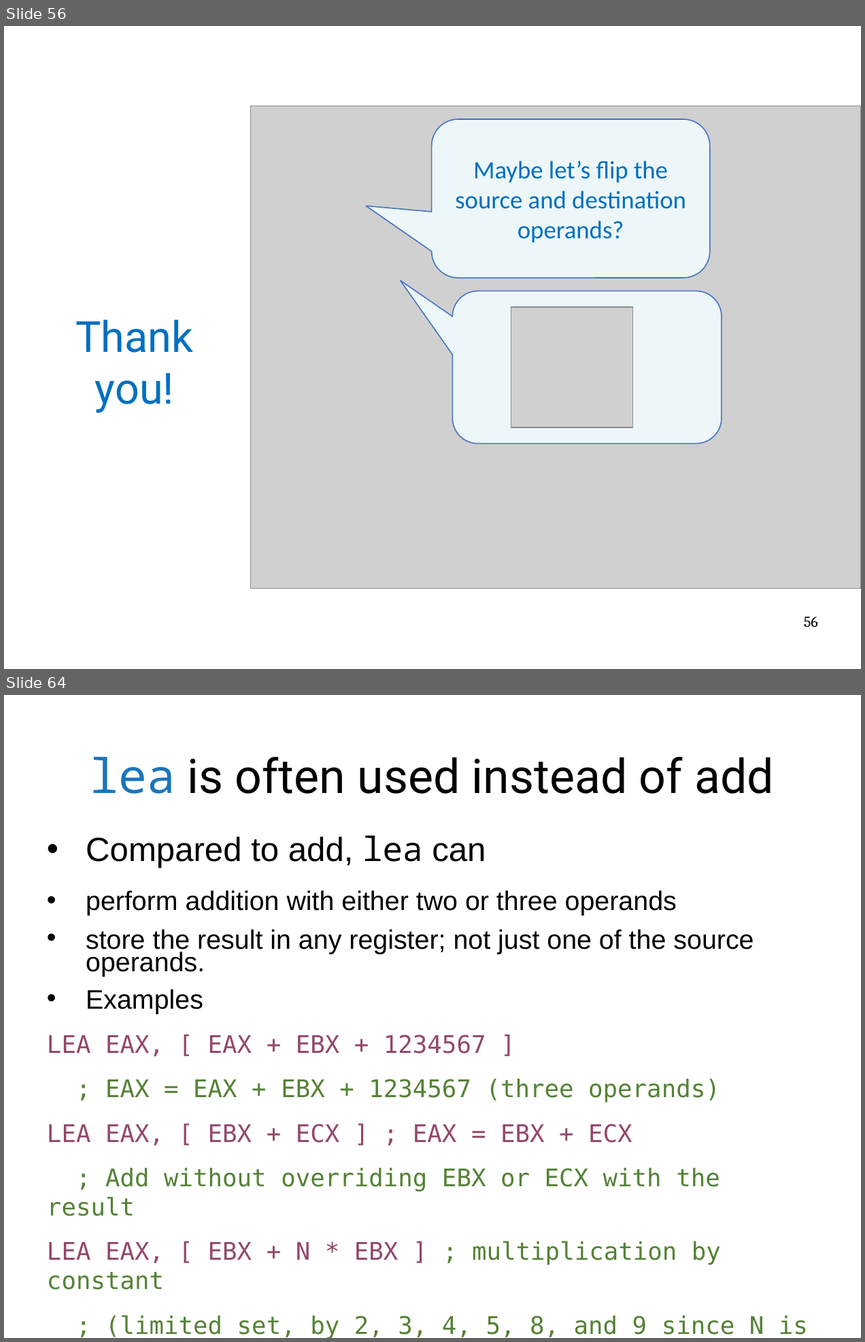
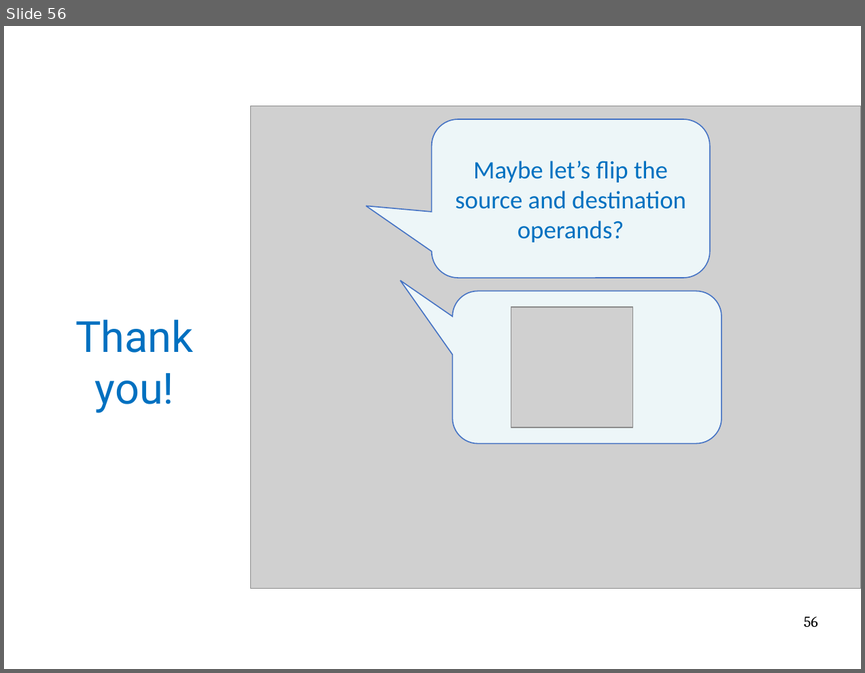
Before and after one commit to mars-research/cs5460, a slide deck: static/lectures/lecture03-x86-asm/lecture03-x86-asm.pptx. Shown one above the other, each under a label of ours: slides 56 and 64 before the commit, slide 56 after it; the slides between them are not shown. The pictures are 865x1342 and 865x673 pixels, drawn with LibreOffice and Linux fonts; fonts in the diff are those of the drawing; grey boxes stand for pictures. Boxes give left, top, right and bottom in pixels: in the first picture for what was removed or moved away, otherwise in the second. Text is boxed around its words. In the diff, an @@ line names an element or a change of style, - is before the commit and + after.

```diff
--- a/static/lectures/lecture03-x86-asm/lecture03-x86-asm.pptx
+++ b/static/lectures/lecture03-x86-asm/lecture03-x86-asm.pptx
@@ slide 64 removed at (4,695,861,1338), background #FFFFFF @@
@@ title removed at (90,757,774,794) @@
-lea is often used instead of add
@@ text removed at (47,835,808,1338) @@
-• Compared to add, lea can
-• perform addition with either two or three operands
-  • store the result in any register; not just one of the source operands.
-  • Examples
-LEA EAX, [ EAX + EBX + 1234567 ]
-; EAX = EAX + EBX + 1234567 (three operands)
-LEA EAX, [ EBX + ECX ] ; EAX = EBX + ECX
-; Add without overriding EBX or ECX with the result
-LEA EAX, [ EBX + N * EBX ] ; multiplication by constant
-; (limited set, by 2, 3, 4, 5, 8, and 9 since N is
-; limited to 1,2,4, and 8).
```
Also in this commit, not shown: 49 other slides removed, 23 other files.
